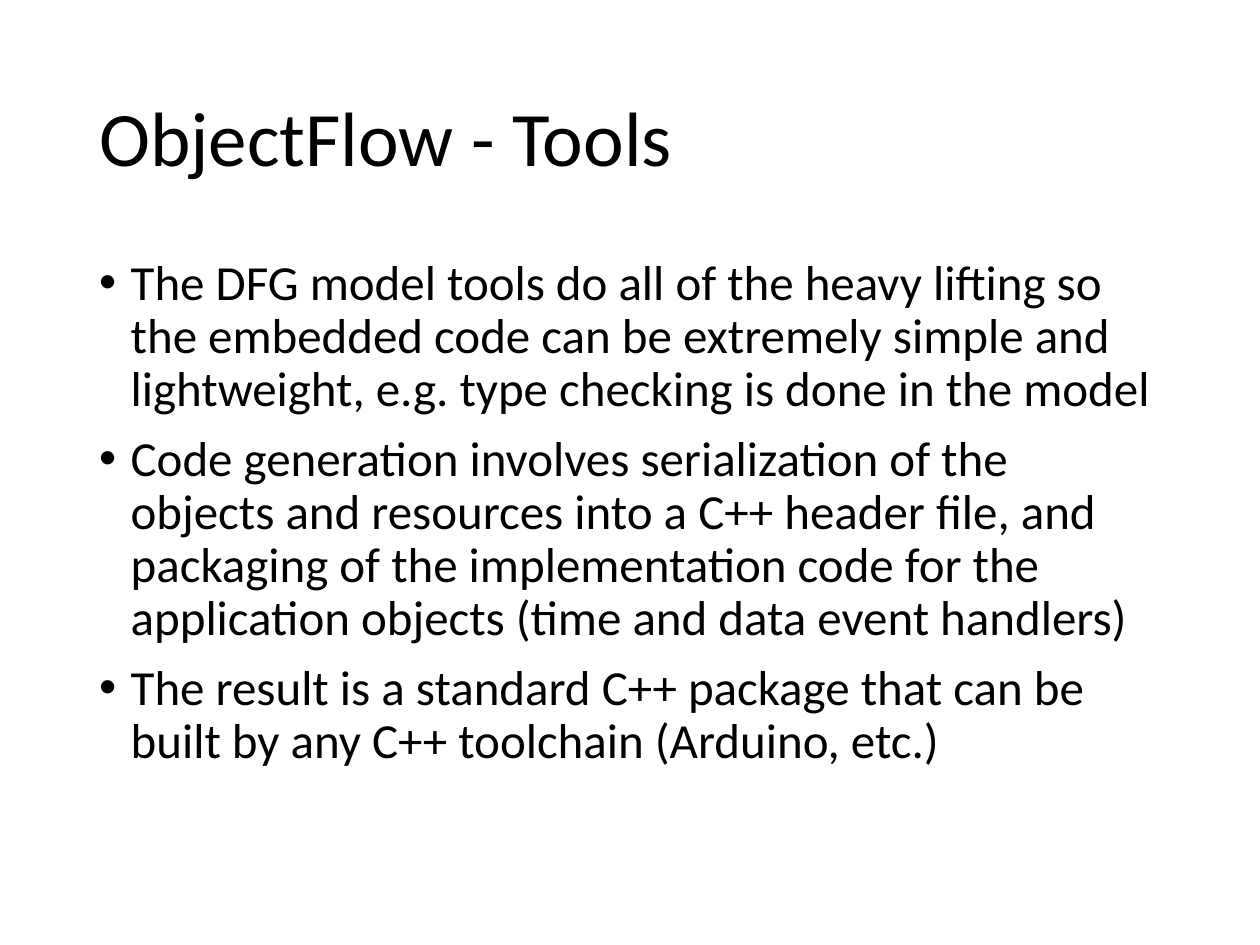
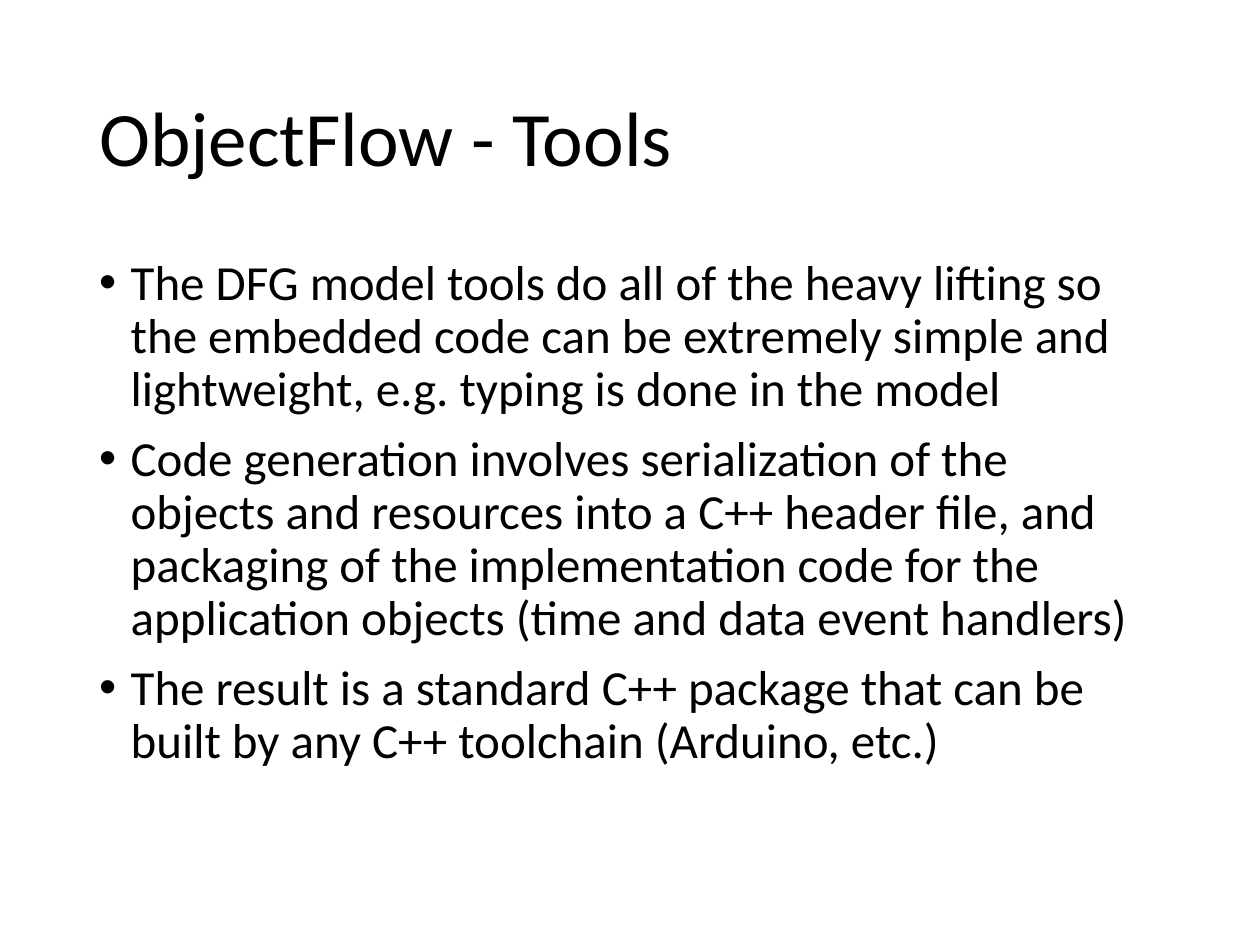
Before and after one commit to mjkoster/ObjectFlow, a slide deck: slide 10 of Documents/ObjectFlow.pptx. Drawn at 1260x945 pixels with LibreOffice and Linux fonts; fonts in the diff are those of the drawing. Boxes give left, top, right and bottom in pixels: in the first picture for what was removed or moved away, otherwise in the second. Text is boxed around its words. In the diff, an @@ line names an element or a change of style, - is before the commit and + after.

```diff
--- a/Documents/ObjectFlow.pptx
+++ b/Documents/ObjectFlow.pptx
@@ text at <box>131,266,1110,415</box>: text changed @@
-• The DFG model tools do all of the heavy lifting so the embedded code can be extremely simple and lightweight, e.g. type checking is done in the model
+• The DFG model tools do all of the heavy lifting so the embedded code can be extremely simple and lightweight, e.g. typing is done in the model
```
Also in this commit, not shown: 4 other slides changed, 1 other file.
